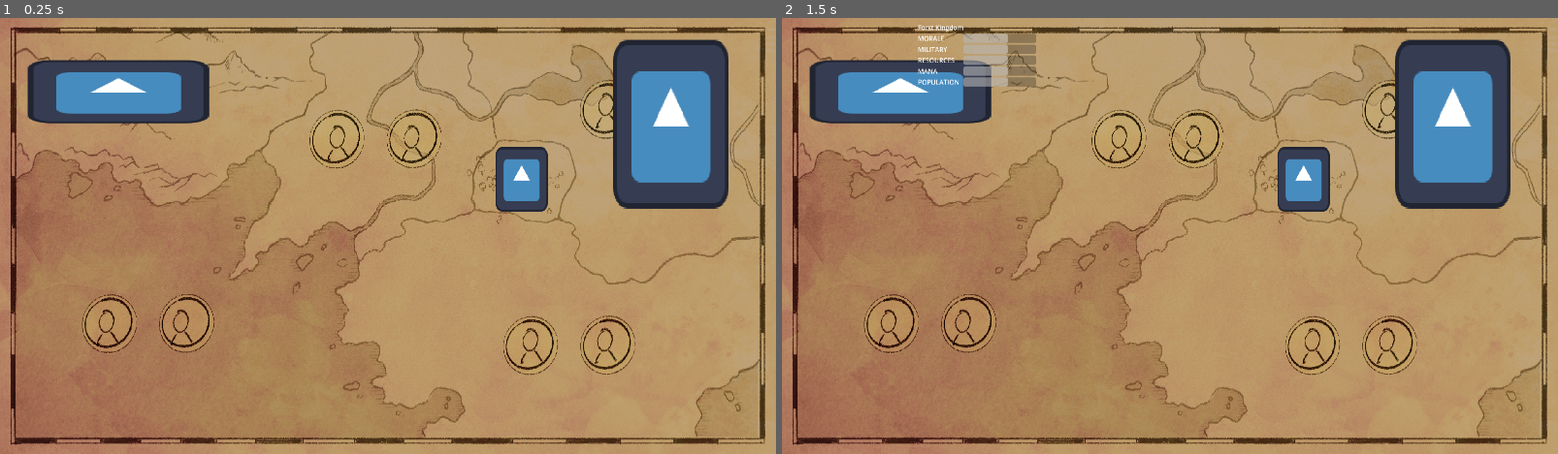
Above: before the commit, frames 1-2 (left to right).
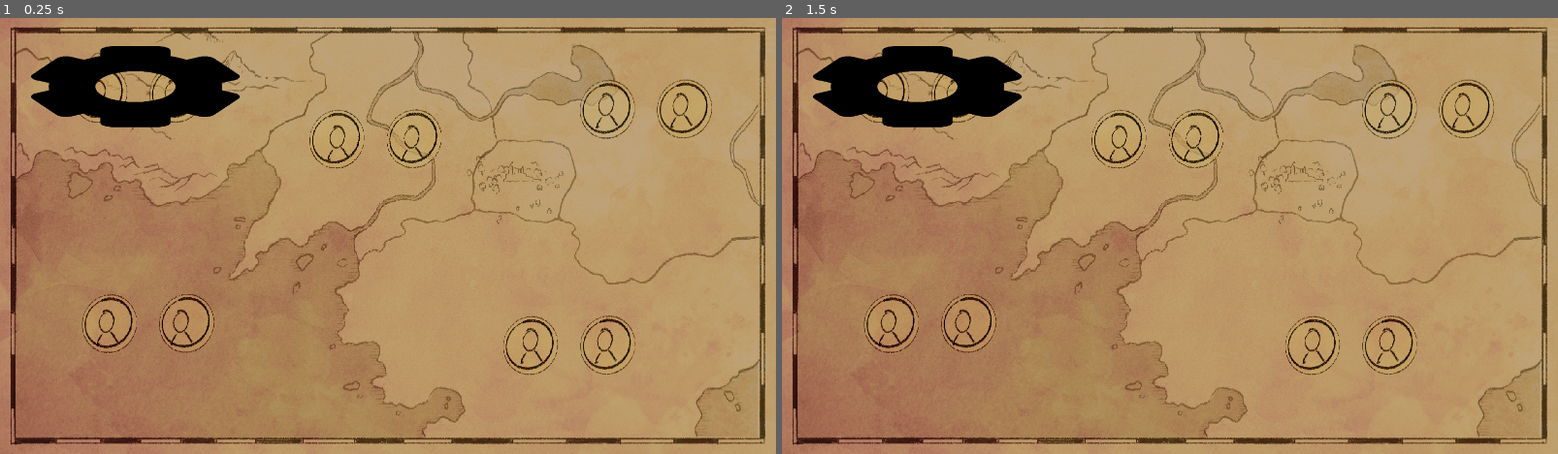
Above: after the commit, the same moments.

Repository: BrownRISDGameDevelopers/suitors-proposal
Game: Godot game, scene res://scenes/Map.tscn
The game is run twice, just before and just after one commit, with the same random seed, the same clock (stepped at 60 frames per second) and the same inputs. This scene is started directly instead of the project's main scene. The engine's default icon, where the game draws it, is replaced by a stand-in: a white triangle on a blue panel in a dark square.
Inputs (mouse positions are in pixels of both pictures, inside the frame that each line leads up to):
- Up to frame 1 (0.25 s): no input
- Up to frame 2 (1.5 s): click (913, 87) at 0.52 s; click (913, 87) at 1.27 s

The runs differ from the first frame. In frame 1, 11% of the frame differs, in the area x 3-94%, y 4-45%; in frame 2, 12%, in the area x 3-94%, y 1-45%.

Commit message:
add alpha bitmask to kingdoms

Diff:
--- a/resources/kingdoms/ForestKingdom.tres
+++ b/resources/kingdoms/ForestKingdom.tres
@@ -4,7 +4,7 @@
 
 [resource]
 script = ExtResource("1_1p57c")
-name = "Forst Kingdom"
+name = "Forest Kingdom"
 population = 0
 military = 0
 morale = 0
--- a/scenes/Map.tscn
+++ b/scenes/Map.tscn
@@ -1,13 +1,10 @@
-[gd_scene load_steps=9 format=3 uid="uid://b8iollf58huxn"]
+[gd_scene load_steps=6 format=3 uid="uid://b8iollf58huxn"]
 
 [ext_resource type="Texture2D" uid="uid://dbpb38yu8wl7r" path="res://assets/map.png" id="1_5hauk"]
-[ext_resource type="Texture2D" uid="uid://ew88eisutl66" path="res://assets/icon.svg" id="2_lajc7"]
+[ext_resource type="Texture2D" uid="uid://c638kdkfrsghx" path="res://assets/placeholder_settingsIcon.png" id="2_yyirk"]
 [ext_resource type="Script" uid="uid://pes8w55p45wn" path="res://scripts/country.gd" id="3_xkm8s"]
-[ext_resource type="Resource" uid="uid://c2yol8dyhwt2t" path="res://resources/kingdoms/ForestKingdom.tres" id="4_tm3qm"]
 [ext_resource type="PackedScene" uid="uid://bkrvpxjak31id" path="res://scenes/Popup.tscn" id="5_yyirk"]
 [ext_resource type="Resource" uid="uid://cqga80ifaxij1" path="res://resources/kingdoms/CloudKingdom.tres" id="6_46d0c"]
-[ext_resource type="Resource" uid="uid://b6h0r0aa3q2d3" path="res://resources/kingdoms/UnderwaterKingdom.tres" id="9_hit12"]
-[ext_resource type="Resource" uid="uid://1p3op32gjikr" path="res://resources/kingdoms/OurKingdom.tres" id="10_sdw7q"]
 
 [node name="Map" type="TextureRect"]
 anchors_preset = 8
@@ -23,40 +20,21 @@
 grow_vertical = 2
 texture = ExtResource("1_5hauk")
 
-[node name="Country1" type="TextureRect" parent="."]
+[node name="TextureButton" type="TextureButton" parent="."]
+z_index = 1
 layout_mode = 0
-offset_left = 69.0
-offset_top = 105.0
-offset_right = 513.0
-offset_bottom = 261.0
-scale = Vector2(1.01003, 1)
-texture = ExtResource("2_lajc7")
+offset_left = 75.0
+offset_top = 70.0
+offset_right = 595.0
+offset_bottom = 270.0
+texture_normal = ExtResource("2_yyirk")
+ignore_texture_size = true
+stretch_mode = 0
 script = ExtResource("3_xkm8s")
-kingdom = ExtResource("4_tm3qm")
-
-[node name="Country2" type="TextureRect" parent="."]
-layout_mode = 0
-offset_left = 1226.0
-offset_top = 320.0
-offset_right = 1354.0
-offset_bottom = 479.0
-scale = Vector2(1.01003, 1)
-texture = ExtResource("2_lajc7")
-script = ExtResource("3_xkm8s")
-kingdom = ExtResource("10_sdw7q")
-
-[node name="Country3" type="TextureRect" parent="."]
-layout_mode = 0
-offset_left = 1517.0
-offset_top = 54.0
-offset_right = 1800.0
-offset_bottom = 472.0
-scale = Vector2(1.01003, 1)
-texture = ExtResource("2_lajc7")
-script = ExtResource("3_xkm8s")
-kingdom = ExtResource("9_hit12")
+kingdom = ExtResource("6_46d0c")
 
 [node name="Popup" parent="." instance=ExtResource("5_yyirk")]
+z_index = 2
 layout_mode = 1
 anchors_preset = 0
 anchor_left = 0.0
@@ -71,11 +49,7 @@
 grow_vertical = 1
 kingdom = ExtResource("6_46d0c")
 
-[connection signal="mouse_entered" from="Country1" to="Country1" method="_on_mouse_entered"]
-[connection signal="mouse_exited" from="Country1" to="Country1" method="_on_mouse_exited"]
-[connection signal="mouse_entered" from="Country2" to="Country2" method="_on_mouse_entered"]
-[connection signal="mouse_exited" from="Country2" to="Country2" method="_on_mouse_exited"]
-[connection signal="mouse_entered" from="Country3" to="Country3" method="_on_mouse_entered"]
-[connection signal="mouse_exited" from="Country3" to="Country3" method="_on_mouse_exited"]
+[connection signal="mouse_entered" from="TextureButton" to="TextureButton" method="_on_mouse_entered"]
+[connection signal="mouse_exited" from="TextureButton" to="TextureButton" method="_on_mouse_exited"]
 [connection signal="hidden" from="Popup" to="Popup" method="_on_hidden"]
 [connection signal="visibility_changed" from="Popup" to="Popup" method="_on_visibility_changed"]
--- a/scripts/country.gd
+++ b/scripts/country.gd
@@ -1,4 +1,4 @@
-extends TextureRect
+extends TextureButton
 
 @export var kingdom: Kingdom = null
 @onready var popup: CountryPopup = $"../Popup"
@@ -6,7 +6,10 @@
 # Called when the node enters the scene tree for the first time.
 func _ready() -> void:
 	popup.hide()
-
+	var image = texture_normal.get_image()
+	var bitmap = BitMap.new()
+	bitmap.create_from_image_alpha(image)
+	texture_click_mask = bitmap
 
 # Called every frame. 'delta' is the elapsed time since the previous frame.
 func _process(delta: float) -> void:
@@ -16,6 +19,5 @@
 	popup.show()
 	popup.kingdom = kingdom
 
-
 func _on_mouse_exited() -> void:
 	popup.hide()
